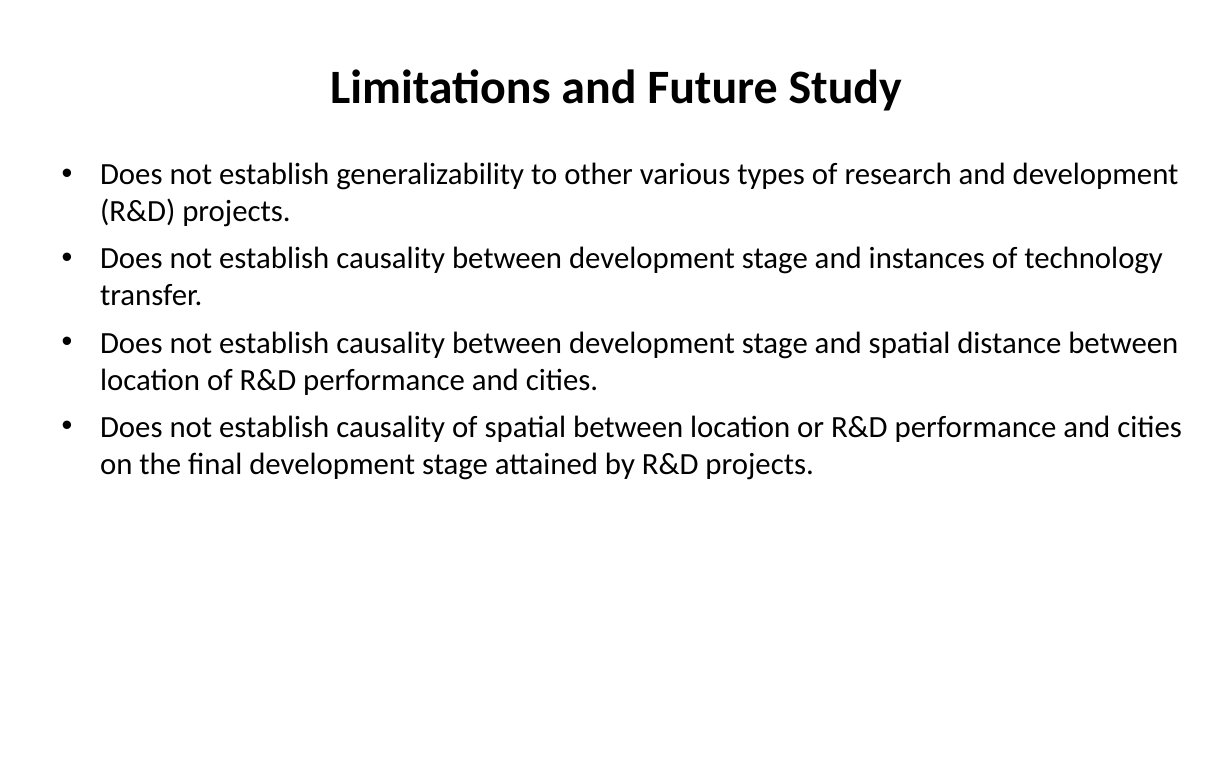
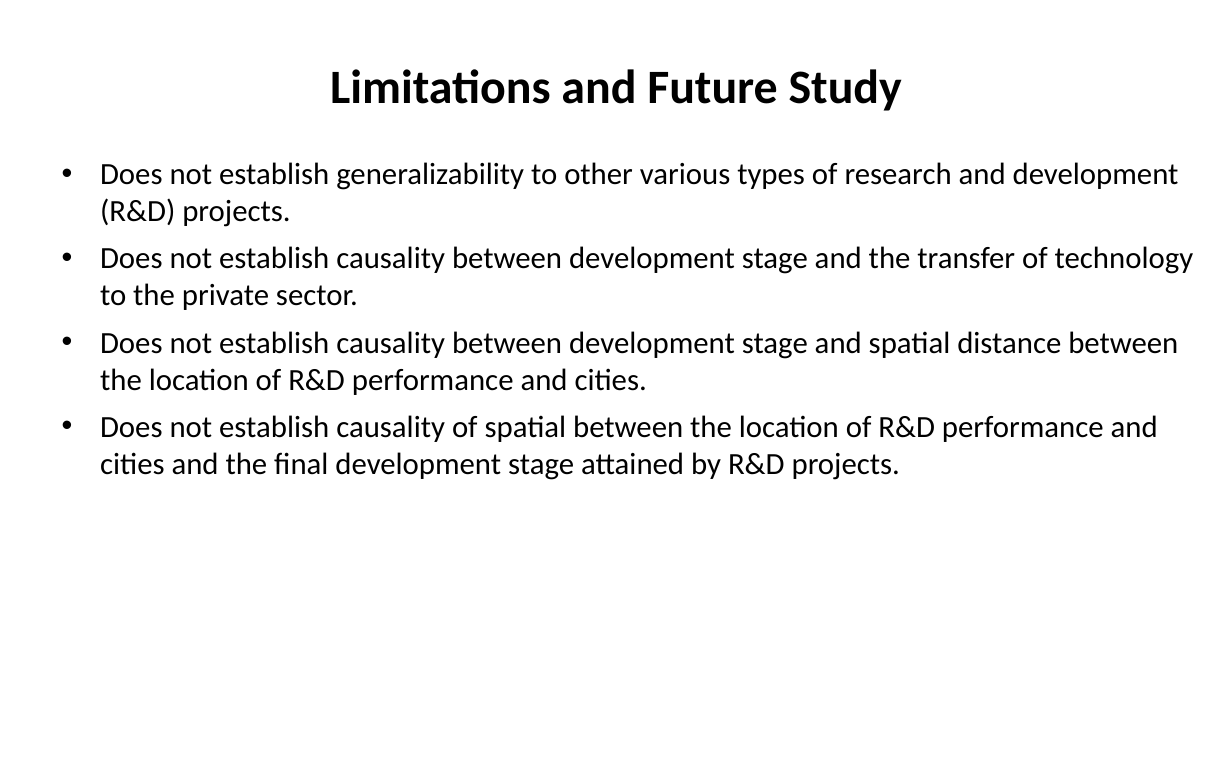
Before and after one commit to SLU-Courses-Townes/SOC5600, a slide deck: slide 42 of FinalProject/Presentation/Townes_SOC5600_FinalProject_Presentation.pptx (slide 41 before the commit). Drawn at 1232x770 pixels with LibreOffice and Linux fonts; fonts in the diff are those of the drawing. Boxes give left, top, right and bottom in pixels: in the first picture for what was removed or moved away, otherwise in the second. Text is boxed around its words. In the diff, an @@ line names an element or a change of style, - is before the commit and + after.

Commit message:
Modified FinalProject presentation

```diff
--- a/FinalProject/Presentation/Townes_SOC5600_FinalProject_Presentation.pptx
+++ b/FinalProject/Presentation/Townes_SOC5600_FinalProject_Presentation.pptx
@@ text at <box>100,246,1194,480</box>: text changed @@
-• Does not establish causality between development stage and instances of technology transfer.
-• Does not establish causality between development stage and spatial distance between location of R&D performance and cities.
-• Does not establish causality of spatial between location or R&D performance and cities on the final development stage attained by R&D projects.
+• Does not establish causality between development stage and the transfer of technology to the private sector.
+• Does not establish causality between development stage and spatial distance between the location of R&D performance and cities.
+• Does not establish causality of spatial between the location of R&D performance and cities and the final development stage attained by R&D projects.
```
Also in this commit, not shown: 10 other slides changed, 1 slide added.
